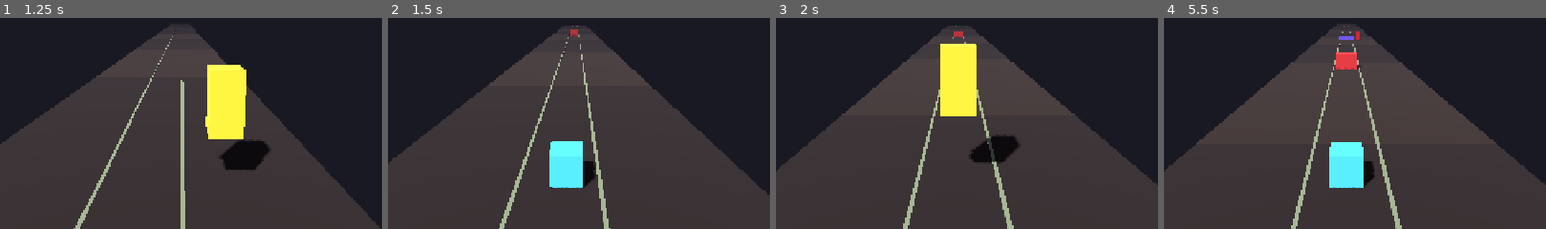
Above: before the commit, frames 1-4 (left to right).
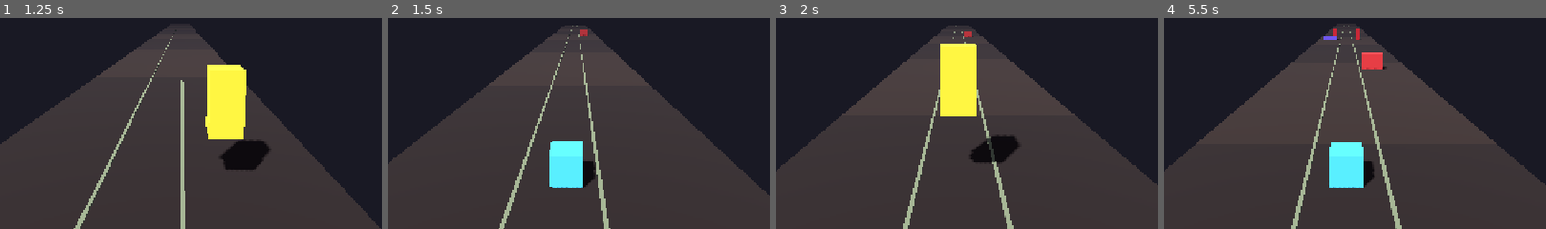
Above: after the commit, the same moments.

Repository: DanielEleojo/tribulation
Game: Godot game, scene res://scenes/game.tscn
Same seed, same stepped clock (60 frames per second), same inputs: the game is played once before the commit and once after it.
Inputs (mouse positions are % of the whole screen's width and height, from its top left):
- Up to frame 1 (1.25 s): tap Enter (restart) at 0.5 s; move the mouse to (72, 44) at 0.52 s; hold Right (move_right) from 0.53 s (still down); tap F (slash) at 0.6 s; click (72, 44) at 0.67 s; tap Space (jump) at 0.77, 1.07 s; tap Down (slide) at 0.8 s
- Up to frame 2 (1.5 s): move the mouse to (30, 54) at 1.27 s; release Right (move_right) at 1.28 s; hold Left (move_left) from 1.28 s (still down); tap Down (slide) at 1.35 s
- Up to frame 3 (2 s): keep holding Left (move_left); tap Space (jump) at 1.52, 1.55, 1.82 s
- Up to frame 4 (5.5 s): move the mouse to (60, 27) at 2.02 s; release Left (move_left) at 2.03 s; hold Right (move_right) 2.03-3.53 s; tap Space (jump) at 2.1, 3.02, 3.32, 3.77, 3.8, 4.07, 4.52, 4.82 s; tap F (slash) at 2.3, 2.85, 4.35 s; move the mouse to (45, 69) at 2.77 s; click (45, 69) at 2.92 s; tap Down (slide) at 3.05, 3.6, 5.1 s; move the mouse to (80, 64) at 3.52 s; hold Left (move_left) from 3.53 s (still down); move the mouse to (20, 34) at 4.27 s; move the mouse to (55, 49) at 5.02 s; click (55, 49) at 5.17 s
The pictures show only the part of the screen within x 26-76%, y 36-86%; the shares and areas given below are measured in that part.

Frame 1 is identical in both runs. In frame 2, 0.1% of the frame differs, in the area x 47-53%, y 5-9%; in frame 3, 0.1%; in frame 4, 1.1%, in the area x 41-59%, y 4-25%.

Commit message:
Phase 2.A: obstacle width variety (force actions; lanes not a free dodge)

Diff:
--- a/scripts/spawner.gd
+++ b/scripts/spawner.gd
@@ -1,33 +1,37 @@
 extends Node3D
-## Obstacle spawner (3D lane runner). Places obstacles AHEAD of the player in a
-## random lane, alternating two placeholder types:
-##   - ground block (red)    -> jump over (or change lane)
-##   - overhead bar (purple) -> slide under (or change lane)
-## Spawn frequency increases over time (interval shrinks to a floor).
-## Obstacles are Area3D triggers (no physics push); contact = death.
+## Obstacle spawner (3D lane runner). Places hazards AHEAD of the player.
+## Width variety makes the action mechanics matter (a single-lane hazard would be
+## a free lane-dodge):
+##   - ground block (red)    -> JUMP. 50% full-width (forced), 50% single-lane (dodge/jump).
+##   - overhead bar (purple) -> SLIDE. 50% full-width (forced), 50% single-lane (dodge/slide).
+##   - enemy row (crimson)   -> SLASH. Tall (can't jump/slide over); fills 2-3 lanes,
+##                              sometimes leaving one gap to dodge to.
+## Hazards are Area3D triggers (no physics push); contact = death.
 ## They queue_free() once well behind the player.
 
-const SPAWN_AHEAD: float = 70.0        # units ahead of the player (beyond view/fog)
-const DESPAWN_BEHIND: float = 25.0     # units behind the player before removal
+const SPAWN_AHEAD: float = 70.0
+const DESPAWN_BEHIND: float = 25.0
 const LANE_WIDTH: float = 2.5          # must match the player's lane spacing
+const FULL_WIDTH: float = 8.0          # spans all three lanes
 
-# Block (jump over): rests on the ground in one lane.
-const BLOCK_SIZE := Vector3(2.0, 1.5, 1.5)
+const BLOCK_HEIGHT: float = 1.5
+const BLOCK_DEPTH: float = 1.5
+const BLOCK_LANE_WIDTH: float = 2.0
 const BLOCK_COLOR := Color(0.85, 0.22, 0.22)
 
-# Bar (slide under): floats at head height; standing player hits it, slider clears.
-const BAR_SIZE := Vector3(2.2, 0.8, 0.8)
+const BAR_HEIGHT: float = 0.8
+const BAR_DEPTH: float = 0.8
 const BAR_BOTTOM_Y: float = 1.2
+const BAR_LANE_WIDTH: float = 2.2
 const BAR_COLOR := Color(0.45, 0.35, 0.9)
 
-# Enemy (sect disciple): slash it, or change lane. Stands in one lane on the ground.
-const ENEMY_SIZE := Vector3(0.95, 1.8, 0.95)
+const ENEMY_SIZE := Vector3(0.95, 2.6, 0.95)   # tall: can't be jumped or slid over
 const ENEMY_COLOR := Color(0.75, 0.12, 0.16)
 
 # Frequency ramp.
-@export var start_interval: float = 1.4   # seconds between spawns at the start
-@export var min_interval: float = 0.7      # fastest spawn rate
-@export var ramp_time: float = 60.0        # seconds to reach min_interval
+@export var start_interval: float = 1.4
+@export var min_interval: float = 0.7
+@export var ramp_time: float = 60.0
 
 var player: Node3D
 var game
@@ -41,7 +45,6 @@
 	_timer = start_interval
 
 func _process(delta: float) -> void:
-	# Player joins its group after this node readies, so look it up lazily.
 	if player == null:
 		player = get_tree().get_first_node_in_group("player")
 		if player == null:
@@ -62,56 +65,86 @@
 	return lerpf(start_interval, min_interval, t)
 
 func _spawn() -> void:
-	# Cycle the three kinds so jump / slide / slash all get exercised; random lane.
-	var kind: int = _spawn_index % 3   # 0 = block, 1 = bar, 2 = enemy
+	# Cycle the three kinds so jump / slide / slash all get exercised.
+	var kind: int = _spawn_index % 3
 	_spawn_index += 1
-	var lane: int = randi() % 3
-	var obs := _make_obstacle(kind)
-	var x: float = float(lane - 1) * LANE_WIDTH
-	obs.position = Vector3(x, 0.0, player.global_position.z - SPAWN_AHEAD)
-	add_child(obs)
+	var base_z: float = player.global_position.z - SPAWN_AHEAD
+	match kind:
+		1:
+			_spawn_barrier(false, base_z)   # bar -> slide
+		2:
+			_spawn_enemy_row(base_z)        # enemies -> slash
+		_:
+			_spawn_barrier(true, base_z)    # block -> jump
 
-func _make_obstacle(kind: int) -> Area3D:
+func _spawn_barrier(is_block: bool, z: float) -> void:
+	if randf() < 0.5:
+		# Full-width: lane-switching can't save you, the action is forced.
+		var obs := _make_barrier(is_block, FULL_WIDTH)
+		obs.position = Vector3(0.0, 0.0, z)
+		add_child(obs)
+	else:
+		# Single lane: dodge to another lane, or perform the action.
+		var lane: int = randi() % 3
+		var w: float = BLOCK_LANE_WIDTH if is_block else BAR_LANE_WIDTH
+		var obs := _make_barrier(is_block, w)
+		obs.position = Vector3(float(lane - 1) * LANE_WIDTH, 0.0, z)
+		add_child(obs)
+
+func _spawn_enemy_row(z: float) -> void:
+	# gap in {0,1,2} leaves that lane open; gap == 3 means a full wall (must slash).
+	var gap: int = randi() % 4
+	for lane in range(3):
+		if lane == gap:
+			continue
+		var e := _make_enemy()
+		e.position = Vector3(float(lane - 1) * LANE_WIDTH, 0.0, z)
+		add_child(e)
+
+func _make_barrier(is_block: bool, width: float) -> Area3D:
+	var size: Vector3
+	var center_y: float
+	var color: Color
+	if is_block:
+		size = Vector3(width, BLOCK_HEIGHT, BLOCK_DEPTH)
+		center_y = BLOCK_HEIGHT * 0.5
+		color = BLOCK_COLOR
+	else:
+		size = Vector3(width, BAR_HEIGHT, BAR_DEPTH)
+		center_y = BAR_BOTTOM_Y + BAR_HEIGHT * 0.5
+		color = BAR_COLOR
+	var mat := StandardMaterial3D.new()
+	mat.albedo_color = color
+	return _make_area(size, center_y, mat, false)
+
+func _make_enemy() -> Area3D:
+	var mat := StandardMaterial3D.new()
+	mat.albedo_color = ENEMY_COLOR
+	mat.emission_enabled = true
+	mat.emission = Color(0.4, 0.04, 0.06)
+	return _make_area(ENEMY_SIZE, ENEMY_SIZE.y * 0.5, mat, true)
+
+func _make_area(size: Vector3, center_y: float, mat: StandardMaterial3D, is_enemy: bool) -> Area3D:
 	var area := Area3D.new()
 	var mesh := MeshInstance3D.new()
 	var box := BoxMesh.new()
-	var col := CollisionShape3D.new()
-	var bshape := BoxShape3D.new()
-	var mat := StandardMaterial3D.new()
-
-	var size: Vector3
-	var center_y: float
-	match kind:
-		1:
-			size = BAR_SIZE
-			center_y = BAR_BOTTOM_Y + BAR_SIZE.y * 0.5
-			mat.albedo_color = BAR_COLOR
-		2:
-			size = ENEMY_SIZE
-			center_y = ENEMY_SIZE.y * 0.5
-			mat.albedo_color = ENEMY_COLOR
-			mat.emission_enabled = true
-			mat.emission = Color(0.4, 0.04, 0.06)
-			area.add_to_group("enemy")
-		_:
-			size = BLOCK_SIZE
-			center_y = BLOCK_SIZE.y * 0.5            # bottom sits at y=0
-			mat.albedo_color = BLOCK_COLOR
-
 	box.size = size
 	mesh.mesh = box
 	mesh.material_override = mat
 	mesh.position = Vector3(0.0, center_y, 0.0)
+	var col := CollisionShape3D.new()
+	var bshape := BoxShape3D.new()
 	bshape.size = size
 	col.shape = bshape
 	col.position = Vector3(0.0, center_y, 0.0)
-
 	area.add_child(mesh)
 	area.add_child(col)
-	area.body_entered.connect(_on_obstacle_body_entered)
+	if is_enemy:
+		area.add_to_group("enemy")
+	area.body_entered.connect(_on_hazard_body_entered)
 	return area
 
-func _on_obstacle_body_entered(body: Node) -> void:
+func _on_hazard_body_entered(body: Node) -> void:
 	if body.is_in_group("player") and game != null:
 		game.die()
 
Not shown, changed: devlog.txt
